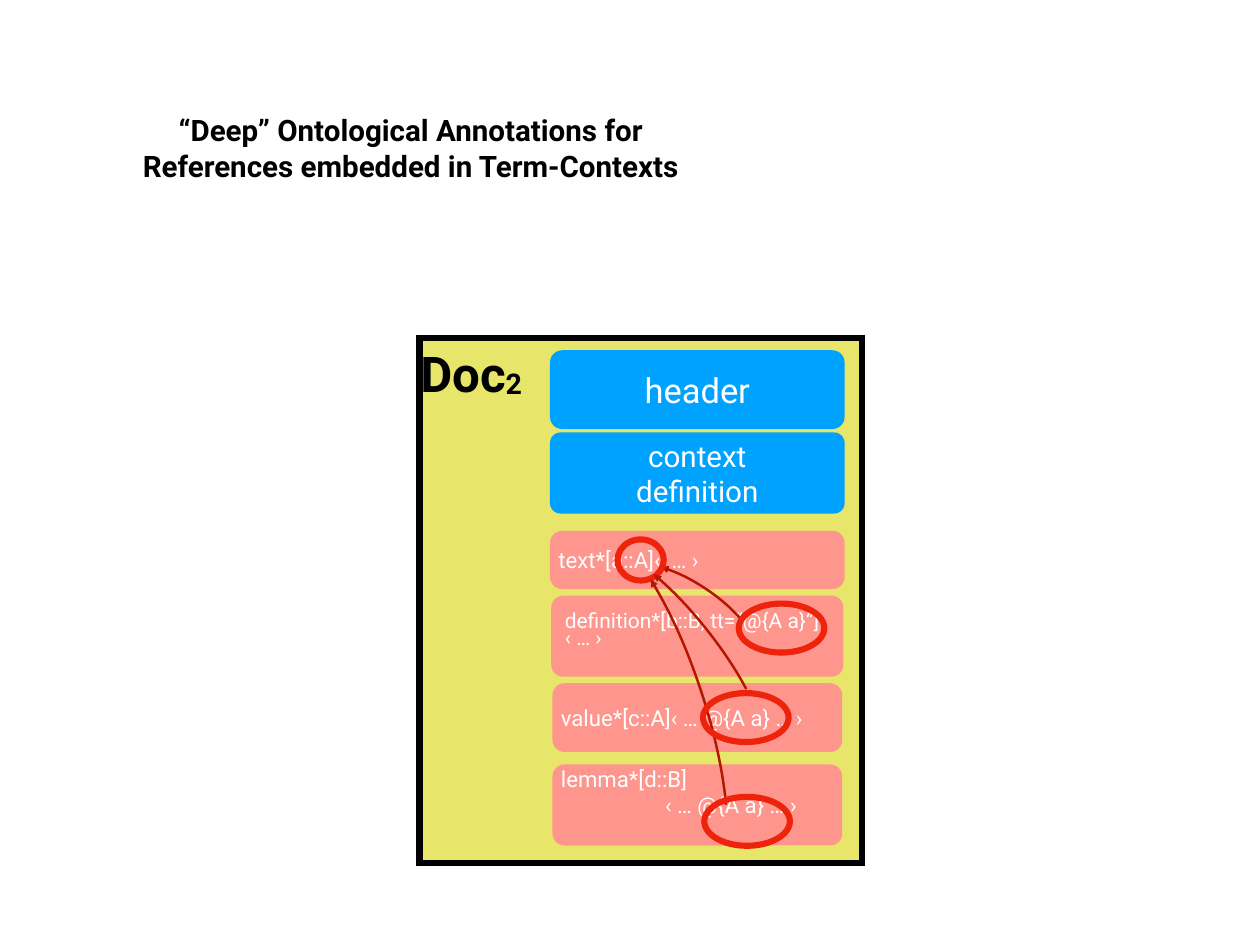
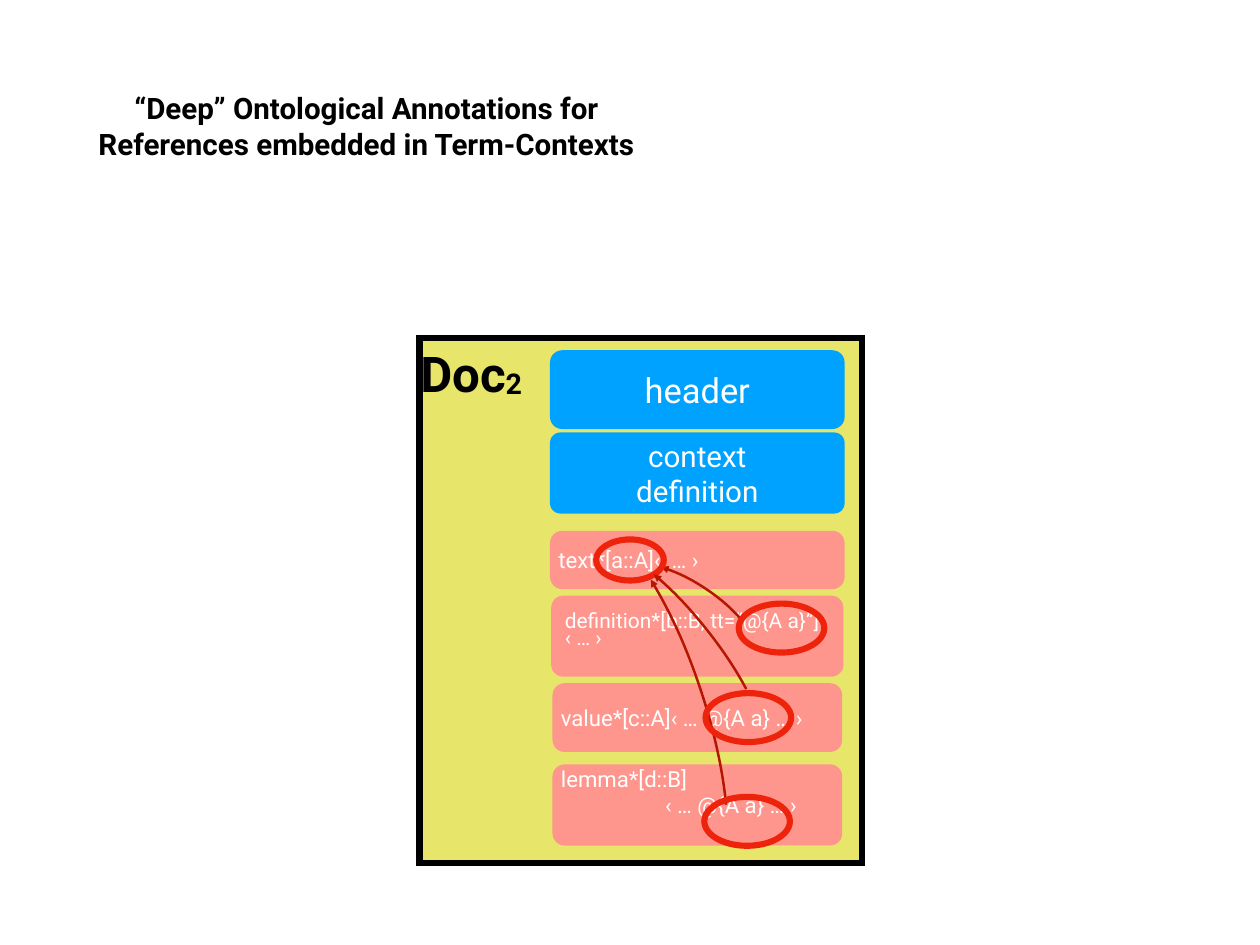
Before and after one commit to logicalhacking/Isabelle_DOF, a slide deck: slide 6 of Isabelle_DOF/document/figures/document-model.pptx (slide 5 before the commit). Drawn at 1260x945 pixels with LibreOffice and Linux fonts; fonts in the diff are those of the drawing. Boxes give left, top, right and bottom in pixels: in the first picture for what was removed or moved away, otherwise in the second. Text is boxed around its words. In the diff, an @@ line names an element or a change of style, - is before the commit and + after.

```diff
--- a/Isabelle_DOF/document/figures/document-model.pptx
+++ b/Isabelle_DOF/document/figures/document-model.pptx
@@ text "“Deep” Ontological Annotations for References ...": place and size @@
-text "“Deep” Ontological Annotations for References ..." at bbox=[143, 118, 678, 178]
+text "“Deep” Ontological Annotations for References ..." at bbox=[98, 96, 634, 156]
@@ ellipse: place and size @@
-ellipse at bbox=[618, 540, 664, 580]
+ellipse at bbox=[596, 540, 664, 580]
```
Also in this commit, not shown: 4 other slides changed, 1 slide added, 2 other files.
